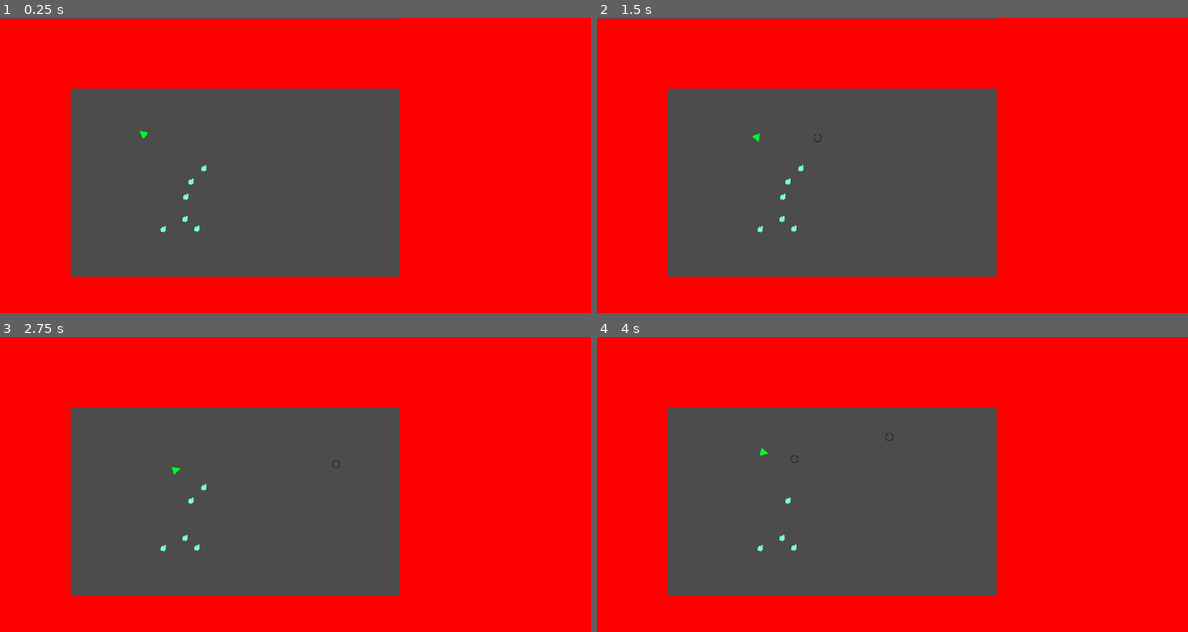
Above: before the commit, frames 1-4 (two rows, left to right).
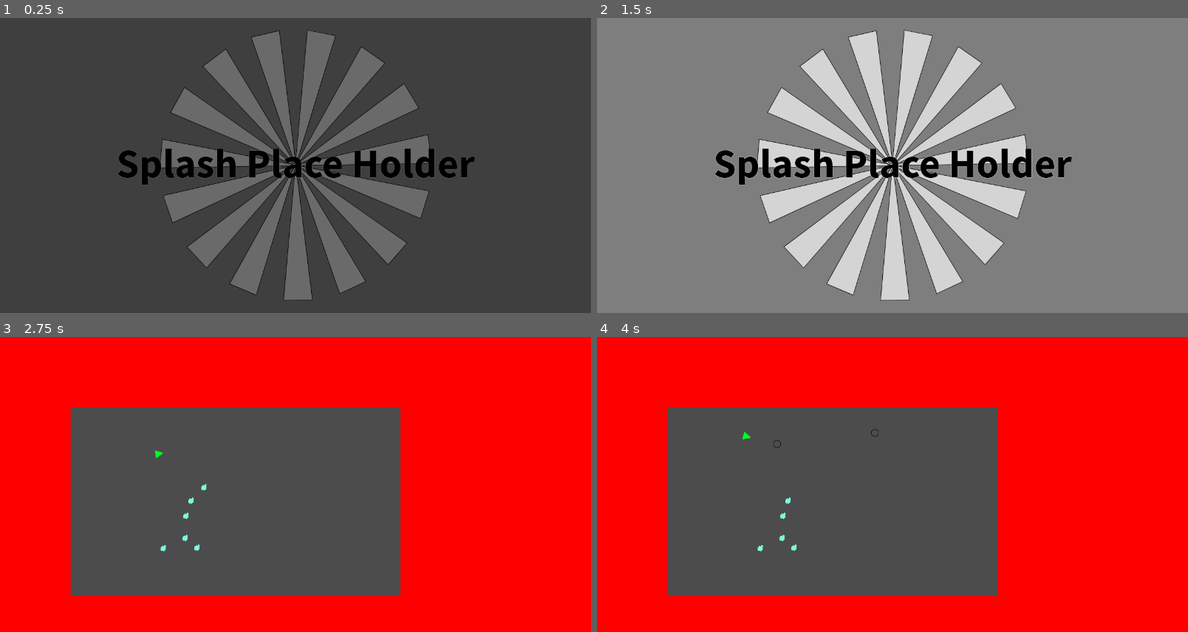
Above: after the commit, the same moments.

Repository: bentuttle2000/Game-Jam-F2021-2pm
Game: Godot game, scene res://Stages/SplashScene.tscn
Two runs of this game, one before a commit and one after it. Both use one fixed random seed, a clock stepped at 60 frames per second and the inputs below. Before the commit the project starts from res://Stages/StageOne.tscn.
Inputs (mouse positions are in pixels of both pictures, inside the frame that each line leads up to):
- Up to frame 1 (0.25 s): no input
- Up to frame 2 (1.5 s): tap Enter (ui_accept) at 0.5, 0.77 s; move the mouse to (1022, 150) at 0.52 s; hold D (ui_right) 0.53-1.28 s; move the mouse to (774, 180) at 1.27 s; hold S (ui_down) from 1.28 s (still down)
- Up to frame 3 (2.75 s): tap Enter (ui_accept) at 1.52 s; move the mouse to (354, 419) at 2.02 s; release S (ui_down) at 2.03 s; hold D (ui_right) from 2.03 s (still down)
- Up to frame 4 (4 s): tap Enter (ui_accept) at 2.75, 3.02, 3.77 s; move the mouse to (862, 543) at 2.77 s; release D (ui_right) at 2.78 s; hold W (ui_up) 2.78-3.53 s; move the mouse to (1069, 528) at 3.52 s; hold A (ui_left) from 3.53 s (still down)

The runs differ from the first frame. In frame 1, 78% of the frame differs, in the area x 0-100%, y 0-100%; in frame 2, 99%; in frame 3, 0.1%; in frame 4, 0.2%.

Commit message:
Splash and Win Screen
Added Splash Scene
Added Win Scene
Added Screen Transition object

Diff:
--- /dev/null
+++ b/GameJam/Objects/SceneTransition.gd
@@ -0,0 +1,20 @@
+#Source code acquried from https://www.gdquest.com/tutorial/godot/2d/scene-transition-rect/ on 10/30/2021
+#Example on how to use the transtition would follow as
+#func _on_StartButton_pressed() -> void:
+#	$SceneTransition.transition_to("res://path/to/Play.tscn")
+extends ColorRect
+
+export(String, FILE, ".tscn") var next_scene_path
+
+onready var _anim_player := $AnimationPlayer
+
+func _ready():
+	#Causes the Fade animation to be played backwards
+	_anim_player.play_backwards("Fade")
+
+func transition_to(_next_scene := next_scene_path) -> void:
+	#Plays the Fade animation
+	_anim_player.play("Fade")
+	yield(_anim_player, "animation_finished")
+	#Changes the scene
+	get_tree().change_scene(_next_scene)
--- /dev/null
+++ b/GameJam/Objects/SceneTransition.tscn
@@ -0,0 +1,32 @@
+[gd_scene load_steps=3 format=2]
+
+[ext_resource path="res://Objects/SceneTransition.gd" type="Script" id=1]
+
+[sub_resource type="Animation" id=1]
+resource_name = "Fade"
+length = 0.5
+tracks/0/type = "value"
+tracks/0/path = NodePath(".:color")
+tracks/0/interp = 1
+tracks/0/loop_wrap = true
+tracks/0/imported = false
+tracks/0/enabled = true
+tracks/0/keys = {
+"times": PoolRealArray( 0, 0.5 ),
+"transitions": PoolRealArray( 1, 1 ),
+"update": 0,
+"values": [ Color( 0, 0, 0, 0 ), Color( 0, 0, 0, 1 ) ]
+}
+
+[node name="SceneTransition" type="ColorRect"]
+anchor_right = 1.0
+anchor_bottom = 1.0
+mouse_filter = 2
+color = Color( 0, 0, 0, 0.8 )
+script = ExtResource( 1 )
+__meta__ = {
+"_edit_use_anchors_": false
+}
+
+[node name="AnimationPlayer" type="AnimationPlayer" parent="."]
+anims/Fade = SubResource( 1 )
--- /dev/null
+++ b/GameJam/Objects/SplashScene.gd
@@ -0,0 +1,8 @@
+extends Sprite
+
+func _ready():
+	pass
+
+
+func _on_Timer_timeout():
+	$SceneTransition.transition_to("res://Stages/StageOne.tscn")
--- /dev/null
+++ b/GameJam/Stages/SplashScene.tscn
@@ -0,0 +1,23 @@
+[gd_scene load_steps=4 format=2]
+
+[ext_resource path="res://Assets/SplashScreen.png" type="Texture" id=1]
+[ext_resource path="res://Objects/SceneTransition.tscn" type="PackedScene" id=2]
+[ext_resource path="res://Objects/SplashScene.gd" type="Script" id=3]
+
+[node name="Splash" type="Sprite"]
+position = Vector2( 640, 320 )
+texture = ExtResource( 1 )
+script = ExtResource( 3 )
+
+[node name="SceneTransition" parent="." instance=ExtResource( 2 )]
+margin_left = -640.0
+margin_top = -320.0
+margin_right = -640.0
+margin_bottom = -320.0
+
+[node name="Timer" type="Timer" parent="."]
+wait_time = 1.5
+one_shot = true
+autostart = true
+
+[connection signal="timeout" from="Timer" to="." method="_on_Timer_timeout"]
--- a/GameJam/Stages/StageOne.tscn
+++ b/GameJam/Stages/StageOne.tscn
@@ -22,7 +22,7 @@
 scale = Vector2( 10.206, 31.7308 )
 
 [node name="Wall3" parent="." instance=ExtResource( 3 )]
-position = Vector2( 1120.77, 327.187 )
+position = Vector2( 1121.77, 327.187 )
 scale = Vector2( 31.8609, 42.2039 )
 
 [node name="Enemy" parent="." instance=ExtResource( 2 )]
--- /dev/null
+++ b/GameJam/Stages/WinScene.tscn
@@ -0,0 +1,29 @@
+[gd_scene load_steps=5 format=2]
+
+[ext_resource path="res://Objects/SceneTransition.tscn" type="PackedScene" id=1]
+[ext_resource path="res://Assets/WinScreen.png" type="Texture" id=2]
+[ext_resource path="res://Assets/MainMenuButton.png" type="Texture" id=3]
+[ext_resource path="res://WinScene.gd" type="Script" id=4]
+
+[node name="WinScene" type="Sprite"]
+position = Vector2( 640, 320 )
+texture = ExtResource( 2 )
+script = ExtResource( 4 )
+
+[node name="TextureButton" type="TextureButton" parent="."]
+margin_left = -80.0
+margin_top = 88.0
+margin_right = 80.0
+margin_bottom = 168.0
+texture_normal = ExtResource( 3 )
+__meta__ = {
+"_edit_use_anchors_": false
+}
+
+[node name="SceneTransition" parent="." instance=ExtResource( 1 )]
+margin_left = -640.0
+margin_top = -320.0
+margin_right = -640.0
+margin_bottom = -320.0
+
+[connection signal="button_up" from="TextureButton" to="." method="_on_TextureButton_button_up"]
--- /dev/null
+++ b/GameJam/WinScene.gd
@@ -0,0 +1,7 @@
+extends Sprite
+
+func _ready():
+	pass
+
+func _on_TextureButton_button_up():
+	$SceneTransition.transition_to("res://Stages/SplashScene.tscn")
--- a/GameJam/project.godot
+++ b/GameJam/project.godot
@@ -11,7 +11,7 @@
 [application]
 
 config/name="GameJamMVP"
-run/main_scene="res://Stages/StageOne.tscn"
+run/main_scene="res://Stages/SplashScene.tscn"
 config/icon="res://icon.png"
 
 [display]
Binary file added: GameJam/Assets/MainMenuButton.png
Not shown, added: GameJam/Assets/MainMenuButton.png.import
Binary file added: GameJam/Assets/SplashScreen.png
Not shown, added: GameJam/Assets/SplashScreen.png.import
Binary file added: GameJam/Assets/WinScreen.png
Not shown, added: GameJam/Assets/WinScreen.png.import
